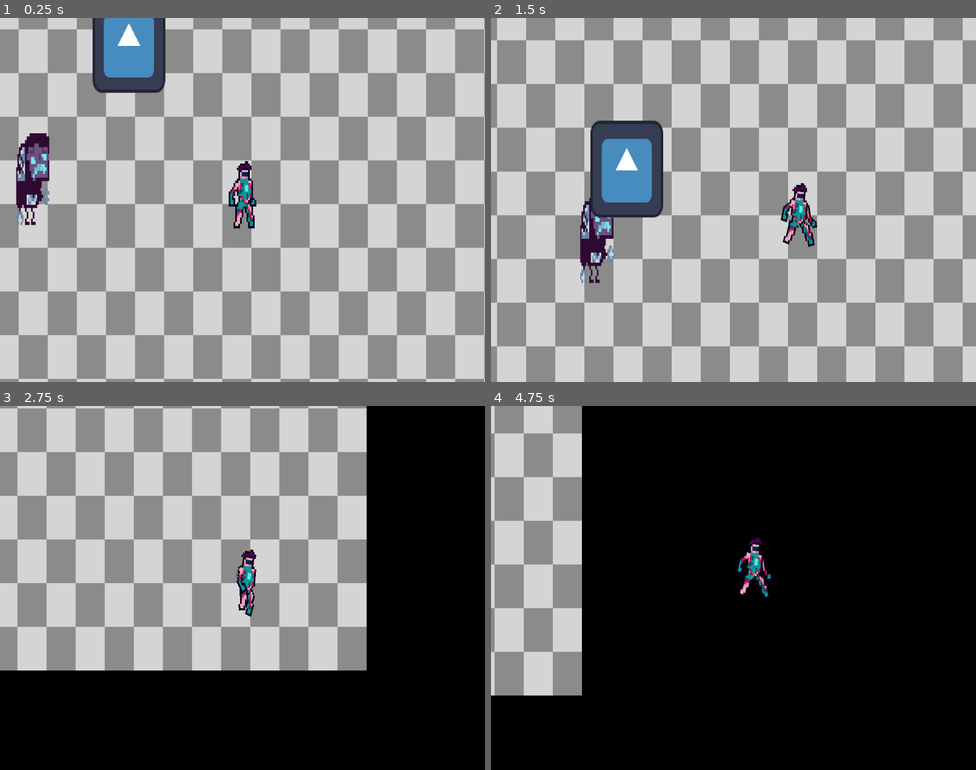
Above: before the commit, frames 1-4 (two rows, left to right).
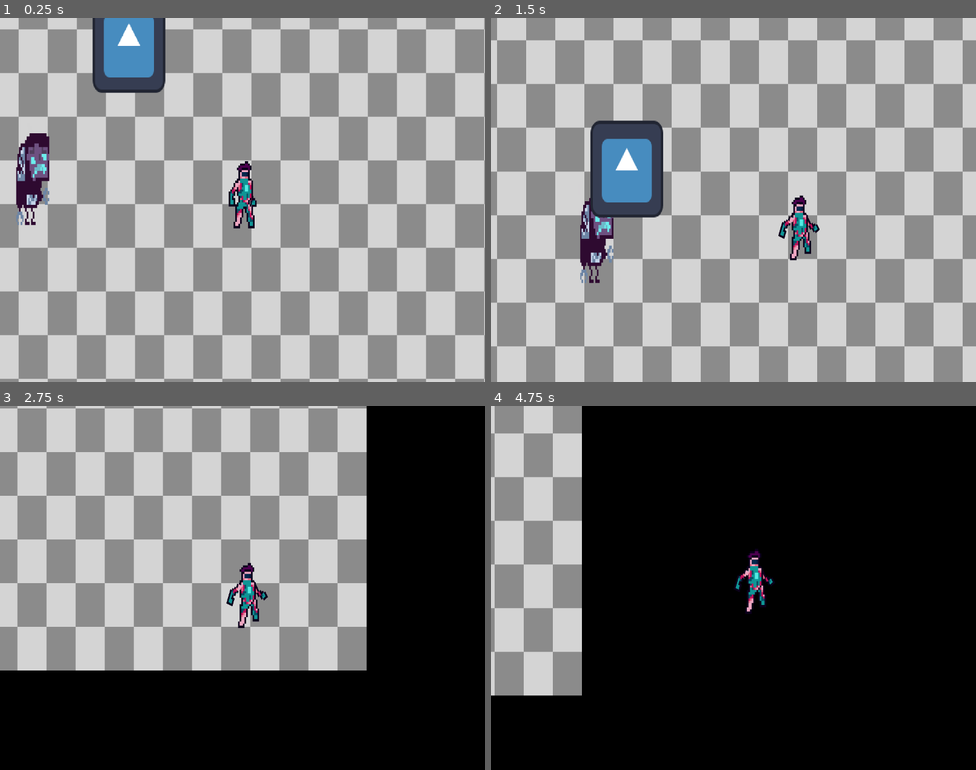
Above: after the commit, the same moments.

Repository: inukhann/AlpisteJam
Game: Godot game, scene res://scenes/map.tscn
The game is run twice, just before and just after one commit, with the same random seed, the same clock (stepped at 60 frames per second) and the same inputs. The engine's default icon, where the game draws it, is replaced by a stand-in: a white triangle on a blue panel in a dark square.
Inputs (mouse positions are in pixels of both pictures, inside the frame that each line leads up to):
- Up to frame 1 (0.25 s): no input
- Up to frame 2 (1.5 s): move the mouse to (840, 181) at 0.52 s; hold Up (JUMP) 0.53-1.28 s; hold Right (MOVE_RIGHT) from 0.53 s (still down); move the mouse to (636, 218) at 1.27 s; tap Shift (DASH) at 1.35 s
- Up to frame 3 (2.75 s): tap Up (JUMP) at 1.52, 1.55, 1.82, 2.3 s; move the mouse to (291, 507) at 2.02 s; release Right (MOVE_RIGHT) at 2.03 s; hold Left (MOVE_LEFT) from 2.03 s (still down); hold Q (DETACH_HEAD) from 2.03 s (still down)
- Up to frame 4 (4.75 s): move the mouse to (709, 660) at 2.77 s; release Left (MOVE_LEFT) at 2.78 s; release Q (DETACH_HEAD) at 2.78 s; hold Right (MOVE_RIGHT) 2.78-4.28 s; tap Ctrl (DETACH_LEGS) at 2.85 s; tap Up (JUMP) at 3.02, 3.05, 3.32, 3.77, 3.8, 4.07, 4.52, 4.55 s; move the mouse to (879, 642) at 3.52 s; hold E (DETACH_LIMBS) 3.53-4.28 s; move the mouse to (588, 533) at 4.27 s; hold Left (MOVE_LEFT) from 4.28 s (still down); click (588, 533) at 4.35 s

The runs differ from the first frame. In frame 1, less than 0.1% of the frame differs, in the area x 51-53%, y 48-52%; in frame 2, 0.9%, in the area x 59-68%, y 45-67%; in frame 3, 0.8%; in frame 4, 0.9%.

Commit message:
v0.16.2
Jump animation added to normal state. Normal state animations complete

Diff:
--- a/LimbPunk/scenes/normal_sprite.tscn
+++ b/LimbPunk/scenes/normal_sprite.tscn
@@ -741,9 +741,392 @@
 "times": PackedFloat32Array(0, 0.2, 0.4, 0.6, 0.8)
 }
 
+[sub_resource type="Animation" id="Animation_wv48v"]
+resource_name = "Jump"
+length = 0.15
+tracks/0/type = "value"
+tracks/0/imported = false
+tracks/0/enabled = true
+tracks/0/path = NodePath("Torso/Head:position")
+tracks/0/interp = 1
+tracks/0/loop_wrap = true
+tracks/0/keys = {
+"times": PackedFloat32Array(0, 0.15),
+"transitions": PackedFloat32Array(1, 1),
+"update": 0,
+"values": [Vector2(41, 129), Vector2(41, 129)]
+}
+tracks/1/type = "value"
+tracks/1/imported = false
+tracks/1/enabled = true
+tracks/1/path = NodePath("Torso/Head:rotation")
+tracks/1/interp = 1
+tracks/1/loop_wrap = true
+tracks/1/keys = {
+"times": PackedFloat32Array(0, 0.15),
+"transitions": PackedFloat32Array(1, 1),
+"update": 0,
+"values": [0.000486825, 0.000486825]
+}
+tracks/2/type = "value"
+tracks/2/imported = false
+tracks/2/enabled = true
+tracks/2/path = NodePath("Torso:position")
+tracks/2/interp = 1
+tracks/2/loop_wrap = true
+tracks/2/keys = {
+"times": PackedFloat32Array(0, 0.15),
+"transitions": PackedFloat32Array(1, 1),
+"update": 0,
+"values": [Vector2(0, 0), Vector2(0, 0)]
+}
+tracks/3/type = "value"
+tracks/3/imported = false
+tracks/3/enabled = true
+tracks/3/path = NodePath("Torso:rotation")
+tracks/3/interp = 1
+tracks/3/loop_wrap = true
+tracks/3/keys = {
+"times": PackedFloat32Array(0, 0.15),
+"transitions": PackedFloat32Array(1, 1),
+"update": 0,
+"values": [0.0, 0.0]
+}
+tracks/4/type = "value"
+tracks/4/imported = false
+tracks/4/enabled = true
+tracks/4/path = NodePath("Torso/LegLeft:position")
+tracks/4/interp = 1
+tracks/4/loop_wrap = true
+tracks/4/keys = {
+"times": PackedFloat32Array(0, 0.15),
+"transitions": PackedFloat32Array(1, 1),
+"update": 0,
+"values": [Vector2(42, 149), Vector2(60, 70)]
+}
+tracks/5/type = "value"
+tracks/5/imported = false
+tracks/5/enabled = true
+tracks/5/path = NodePath("Torso/LegLeft:rotation")
+tracks/5/interp = 1
+tracks/5/loop_wrap = true
+tracks/5/keys = {
+"times": PackedFloat32Array(0, 0.15),
+"transitions": PackedFloat32Array(1, 1),
+"update": 0,
+"values": [0.0, 0.0]
+}
+tracks/6/type = "value"
+tracks/6/imported = false
+tracks/6/enabled = true
+tracks/6/path = NodePath("Torso/LegRight:position")
+tracks/6/interp = 1
+tracks/6/loop_wrap = true
+tracks/6/keys = {
+"times": PackedFloat32Array(0, 0.15),
+"transitions": PackedFloat32Array(1, 1),
+"update": 0,
+"values": [Vector2(42, 149), Vector2(60, 130)]
+}
+tracks/7/type = "value"
+tracks/7/imported = false
+tracks/7/enabled = true
+tracks/7/path = NodePath("Torso/LegRight:rotation")
+tracks/7/interp = 1
+tracks/7/loop_wrap = true
+tracks/7/keys = {
+"times": PackedFloat32Array(0, 0.15),
+"transitions": PackedFloat32Array(1, 1),
+"update": 0,
+"values": [0.0, 0.0]
+}
+tracks/8/type = "value"
+tracks/8/imported = false
+tracks/8/enabled = true
+tracks/8/path = NodePath("Torso/ArmLeft:position")
+tracks/8/interp = 1
+tracks/8/loop_wrap = true
+tracks/8/keys = {
+"times": PackedFloat32Array(0, 0.15),
+"transitions": PackedFloat32Array(1, 1),
+"update": 0,
+"values": [Vector2(42, 149), Vector2(120, 150)]
+}
+tracks/9/type = "value"
+tracks/9/imported = false
+tracks/9/enabled = true
+tracks/9/path = NodePath("Torso/ArmLeft:rotation")
+tracks/9/interp = 1
+tracks/9/loop_wrap = true
+tracks/9/keys = {
+"times": PackedFloat32Array(0, 0.15),
+"transitions": PackedFloat32Array(1, 1),
+"update": 0,
+"values": [0.0, -0.575959]
+}
+tracks/10/type = "value"
+tracks/10/imported = false
+tracks/10/enabled = true
+tracks/10/path = NodePath("Torso/Body:position")
+tracks/10/interp = 1
+tracks/10/loop_wrap = true
+tracks/10/keys = {
+"times": PackedFloat32Array(0, 0.15),
+"transitions": PackedFloat32Array(1, 1),
+"update": 0,
+"values": [Vector2(42, 149), Vector2(42, 149)]
+}
+tracks/11/type = "value"
+tracks/11/imported = false
+tracks/11/enabled = true
+tracks/11/path = NodePath("Torso/Body:rotation")
+tracks/11/interp = 1
+tracks/11/loop_wrap = true
+tracks/11/keys = {
+"times": PackedFloat32Array(0, 0.15),
+"transitions": PackedFloat32Array(1, 1),
+"update": 0,
+"values": [0.0, 0.0]
+}
+tracks/12/type = "value"
+tracks/12/imported = false
+tracks/12/enabled = true
+tracks/12/path = NodePath("Torso/ArmRight:position")
+tracks/12/interp = 1
+tracks/12/loop_wrap = true
+tracks/12/keys = {
+"times": PackedFloat32Array(0, 0.15),
+"transitions": PackedFloat32Array(1, 1),
+"update": 0,
+"values": [Vector2(42, 149), Vector2(0, 170)]
+}
+tracks/13/type = "value"
+tracks/13/imported = false
+tracks/13/enabled = true
+tracks/13/path = NodePath("Torso/ArmRight:rotation")
+tracks/13/interp = 1
+tracks/13/loop_wrap = true
+tracks/13/keys = {
+"times": PackedFloat32Array(0, 0.15),
+"transitions": PackedFloat32Array(1, 1),
+"update": 0,
+"values": [0.0, 0.366519]
+}
+tracks/14/type = "value"
+tracks/14/imported = false
+tracks/14/enabled = true
+tracks/14/path = NodePath("Torso/ArmRight:flip_v")
+tracks/14/interp = 1
+tracks/14/loop_wrap = true
+tracks/14/keys = {
+"times": PackedFloat32Array(),
+"transitions": PackedFloat32Array(),
+"update": 1,
+"values": []
+}
+
+[sub_resource type="Animation" id="Animation_7q258"]
+resource_name = "Jumping"
+length = 3.0
+loop_mode = 1
+tracks/0/type = "value"
+tracks/0/imported = false
+tracks/0/enabled = true
+tracks/0/path = NodePath("Torso/Head:position")
+tracks/0/interp = 1
+tracks/0/loop_wrap = true
+tracks/0/keys = {
+"times": PackedFloat32Array(0),
+"transitions": PackedFloat32Array(1),
+"update": 0,
+"values": [Vector2(41, 129)]
+}
+tracks/1/type = "value"
+tracks/1/imported = false
+tracks/1/enabled = true
+tracks/1/path = NodePath("Torso/Head:rotation")
+tracks/1/interp = 1
+tracks/1/loop_wrap = true
+tracks/1/keys = {
+"times": PackedFloat32Array(0),
+"transitions": PackedFloat32Array(1),
+"update": 0,
+"values": [0.000486825]
+}
+tracks/2/type = "value"
+tracks/2/imported = false
+tracks/2/enabled = true
+tracks/2/path = NodePath("Torso:position")
+tracks/2/interp = 1
+tracks/2/loop_wrap = true
+tracks/2/keys = {
+"times": PackedFloat32Array(0),
+"transitions": PackedFloat32Array(1),
+"update": 0,
+"values": [Vector2(0, 0)]
+}
+tracks/3/type = "value"
+tracks/3/imported = false
+tracks/3/enabled = true
+tracks/3/path = NodePath("Torso:rotation")
+tracks/3/interp = 1
+tracks/3/loop_wrap = true
+tracks/3/keys = {
+"times": PackedFloat32Array(0),
+"transitions": PackedFloat32Array(1),
+"update": 0,
+"values": [0.0]
+}
+tracks/4/type = "value"
+tracks/4/imported = false
+tracks/4/enabled = true
+tracks/4/path = NodePath("Torso/LegLeft:position")
+tracks/4/interp = 1
+tracks/4/loop_wrap = true
+tracks/4/keys = {
+"times": PackedFloat32Array(0),
+"transitions": PackedFloat32Array(1),
+"update": 0,
+"values": [Vector2(42, 149)]
+}
+tracks/5/type = "value"
+tracks/5/imported = false
+tracks/5/enabled = true
+tracks/5/path = NodePath("Torso/LegLeft:rotation")
+tracks/5/interp = 1
+tracks/5/loop_wrap = true
+tracks/5/keys = {
+"times": PackedFloat32Array(0),
+"transitions": PackedFloat32Array(1),
+"update": 0,
+"values": [0.0]
+}
+tracks/6/type = "value"
+tracks/6/imported = false
+tracks/6/enabled = true
+tracks/6/path = NodePath("Torso/LegRight:position")
+tracks/6/interp = 1
+tracks/6/loop_wrap = true
+tracks/6/keys = {
+"times": PackedFloat32Array(0),
+"transitions": PackedFloat32Array(1),
+"update": 0,
+"values": [Vector2(42, 149)]
+}
+tracks/7/type = "value"
+tracks/7/imported = false
+tracks/7/enabled = true
+tracks/7/path = NodePath("Torso/LegRight:rotation")
+tracks/7/interp = 1
+tracks/7/loop_wrap = true
+tracks/7/keys = {
+"times": PackedFloat32Array(0),
+"transitions": PackedFloat32Array(1),
+"update": 0,
+"values": [0.0]
+}
+tracks/8/type = "value"
+tracks/8/imported = false
+tracks/8/enabled = true
+tracks/8/path = NodePath("Torso/ArmLeft:position")
+tracks/8/interp = 1
+tracks/8/loop_wrap = true
+tracks/8/keys = {
+"times": PackedFloat32Array(0),
+"transitions": PackedFloat32Array(1),
+"update": 0,
+"values": [Vector2(42, 149)]
+}
+tracks/9/type = "value"
+tracks/9/imported = false
+tracks/9/enabled = true
+tracks/9/path = NodePath("Torso/ArmLeft:rotation")
+tracks/9/interp = 1
+tracks/9/loop_wrap = true
+tracks/9/keys = {
+"times": PackedFloat32Array(0),
+"transitions": PackedFloat32Array(1),
+"update": 0,
+"values": [0.0]
+}
+tracks/10/type = "value"
+tracks/10/imported = false
+tracks/10/enabled = true
+tracks/10/path = NodePath("Torso/Body:position")
+tracks/10/interp = 1
+tracks/10/loop_wrap = true
+tracks/10/keys = {
+"times": PackedFloat32Array(0),
+"transitions": PackedFloat32Array(1),
+"update": 0,
+"values": [Vector2(42, 149)]
+}
+tracks/11/type = "value"
+tracks/11/imported = false
+tracks/11/enabled = true
+tracks/11/path = NodePath("Torso/Body:rotation")
+tracks/11/interp = 1
+tracks/11/loop_wrap = true
+tracks/11/keys = {
+"times": PackedFloat32Array(0),
+"transitions": PackedFloat32Array(1),
+"update": 0,
+"values": [0.0]
+}
+tracks/12/type = "value"
+tracks/12/imported = false
+tracks/12/enabled = true
+tracks/12/path = NodePath("Torso/ArmRight:position")
+tracks/12/interp = 1
+tracks/12/loop_wrap = true
+tracks/12/keys = {
+"times": PackedFloat32Array(0, 0.51, 3),
+"transitions": PackedFloat32Array(1, 1, 1),
+"update": 0,
+"values": [Vector2(42, 149), Vector2(42, 149), Vector2(42, 149)]
+}
+tracks/13/type = "value"
+tracks/13/imported = false
+tracks/13/enabled = true
+tracks/13/path = NodePath("Torso/ArmRight:rotation")
+tracks/13/interp = 1
+tracks/13/loop_wrap = true
+tracks/13/keys = {
+"times": PackedFloat32Array(0, 3),
+"transitions": PackedFloat32Array(1, 1),
+"update": 0,
+"values": [0.0, 0.0]
+}
+tracks/14/type = "value"
+tracks/14/imported = false
+tracks/14/enabled = true
+tracks/14/path = NodePath("Torso/ArmLeft:flip_h")
+tracks/14/interp = 1
+tracks/14/loop_wrap = true
+tracks/14/keys = {
+"times": PackedFloat32Array(),
+"transitions": PackedFloat32Array(),
+"update": 1,
+"values": []
+}
+tracks/15/type = "value"
+tracks/15/imported = false
+tracks/15/enabled = true
+tracks/15/path = NodePath("Torso/ArmRight:flip_v")
+tracks/15/interp = 1
+tracks/15/loop_wrap = true
+tracks/15/keys = {
+"times": PackedFloat32Array(0, 2.99),
+"transitions": PackedFloat32Array(1, 1),
+"update": 1,
+"values": [false, true]
+}
+
 [sub_resource type="AnimationLibrary" id="AnimationLibrary_ixr6a"]
 _data = {
 "Idle": SubResource("Animation_tcubv"),
+"Jump": SubResource("Animation_wv48v"),
+"Jumping": SubResource("Animation_7q258"),
 "RESET": SubResource("Animation_e7xy0"),
 "Run": SubResource("Animation_br5ay")
 }
@@ -765,6 +1148,7 @@
 
 [node name="ArmLeft" type="Sprite2D" parent="Torso"]
 position = Vector2(42, 149)
+scale = Vector2(1.00875, 1.04271)
 texture = ExtResource("3_vsmrw")
 
 [node name="Body" type="Sprite2D" parent="Torso"]
--- a/LimbPunk/scripts/spark.gd
+++ b/LimbPunk/scripts/spark.gd
@@ -51,13 +51,16 @@
 		if char_state != Status.LIMBLESS and char_state != Status.BODYLESS:
 			if Input.is_action_pressed("MOVE_RIGHT"):
 				velocity.x = (velocity_mod_x * BASE_VELOCITY_X)
-				queue_anim("Run")
+				if !$Normal_Sprite/AnimationPlayer.get_current_animation() == "Jump" and is_on_floor():
+					queue_anim("Run")
 			elif Input.is_action_pressed("MOVE_LEFT"):
 				velocity.x = (velocity_mod_x * -BASE_VELOCITY_X)
-				queue_anim("Run")
+				if !$Normal_Sprite/AnimationPlayer.get_current_animation() == "Jump" and is_on_floor():
+					queue_anim("Run")
 			else:
 				velocity.x = 0
-				queue_anim("Idle")
+				if !$Normal_Sprite/AnimationPlayer.get_current_animation() == "Jump" and is_on_floor():
+					queue_anim("Idle")
 		elif char_state == Status.BODYLESS:
 			if Input.is_action_pressed("MOVE_RIGHT") and velocity.x < MAX_HEAD_VEL:
 				velocity.x += 10
@@ -72,6 +75,7 @@
 func move_character_y():
 	if char_state != Status.BODYLESS:
 		if Input.is_action_pressed("JUMP") and is_on_floor():
+			queue_anim("Jump")
 			velocity.y = (velocity_mod_y * -BASE_VELOCITY_Y)
 		else:
 			velocity.y += GRAVITY
Not shown: 1 places in LimbPunk/scenes/normal_sprite.tscn that only renumber resources
